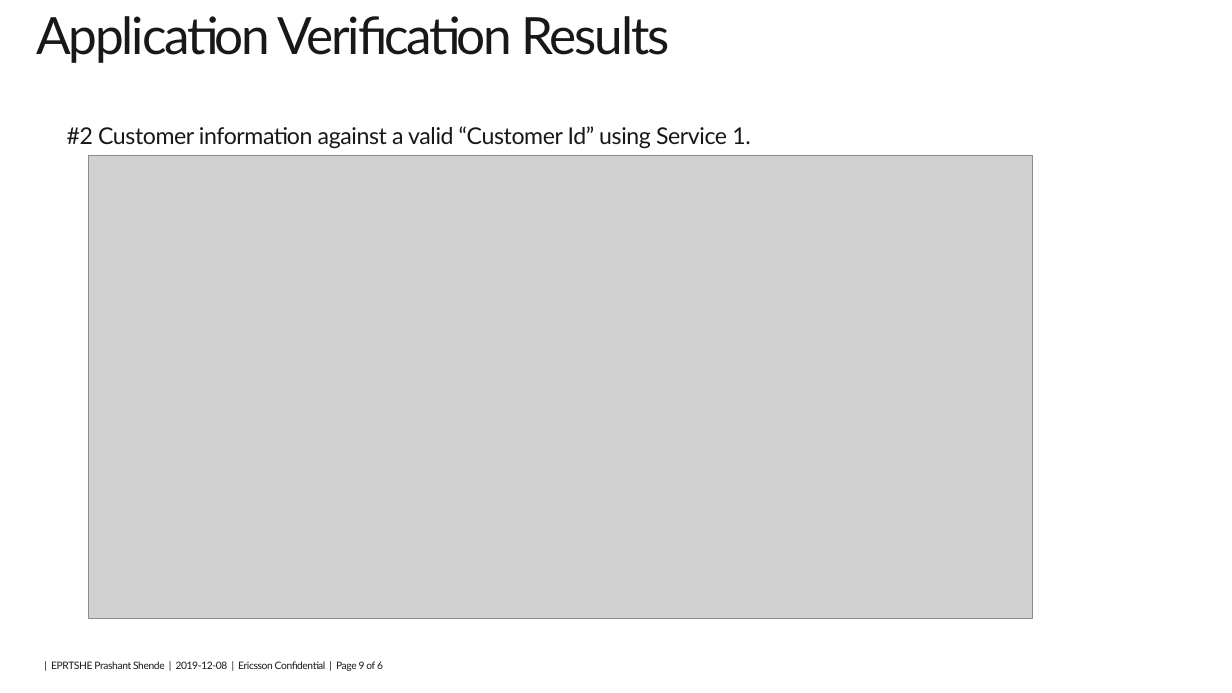
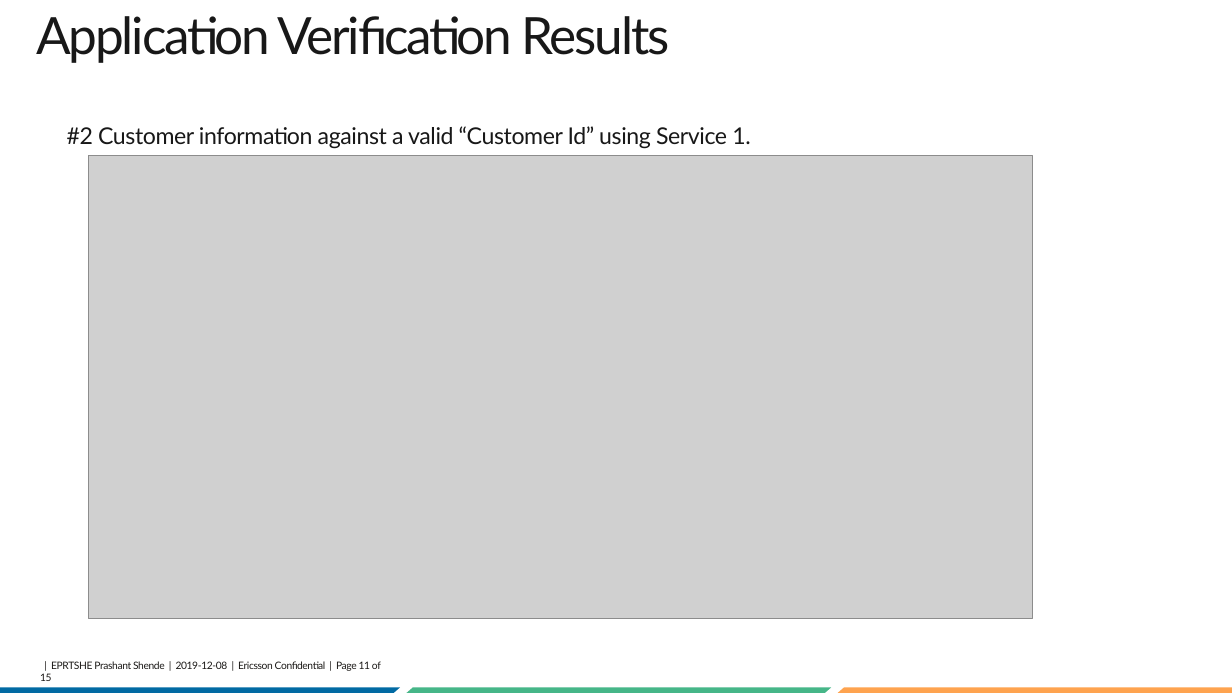
Before and after one commit to Subzzy/subhayuRepository, a slide deck: slide 11 of BC_1.pptx (slide 9 before the commit). Drawn at 1232x693 pixels with LibreOffice and Linux fonts; fonts in the diff are those of the drawing; grey boxes stand for pictures; background and template pictures are left out. Boxes give left, top, right and bottom in pixels: in the first picture for what was removed or moved away, otherwise in the second. Text is boxed around its words. In the diff, an @@ line names an element or a change of style, - is before the commit and + after.

```diff
--- a/BC_1.pptx
+++ b/BC_1.pptx
@@ parallelogram added at box(0, 688, 400, 693), fill #016AA3 @@
@@ text at box(40, 661, 381, 681): text changed @@
-| EPRTSHE Prashant Shende | 2019-12-08 | Ericsson Confidential | Page 9 of 6
+| EPRTSHE Prashant Shende | 2019-12-08 | Ericsson Confidential | Page 11 of 15
@@ parallelogram added at box(400, 688, 832, 693), fill #46B688 @@
@@ parallelogram added at box(832, 688, 1232, 693), fill #FEA34F @@
```
Also in this commit, not shown: 11 other slides changed, 3 slides added.
